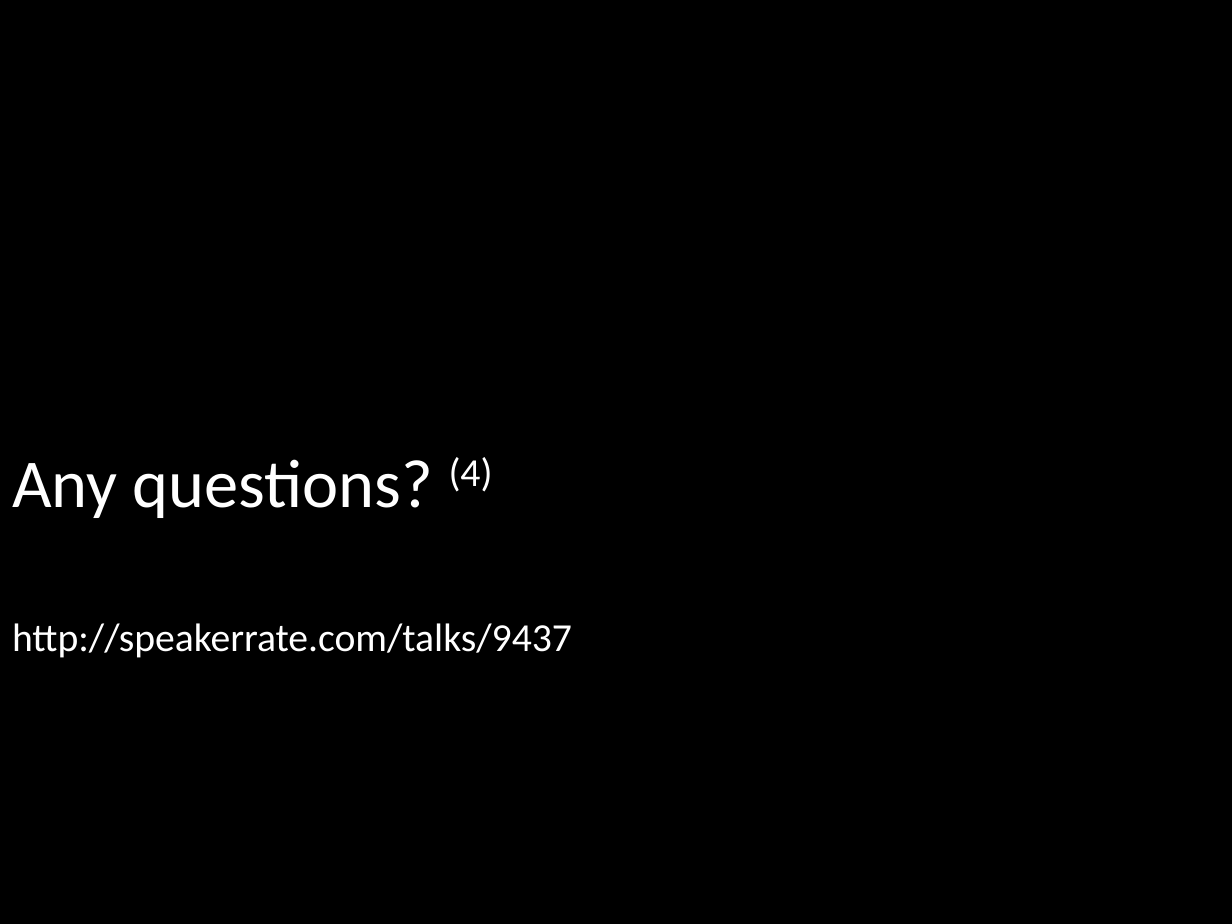
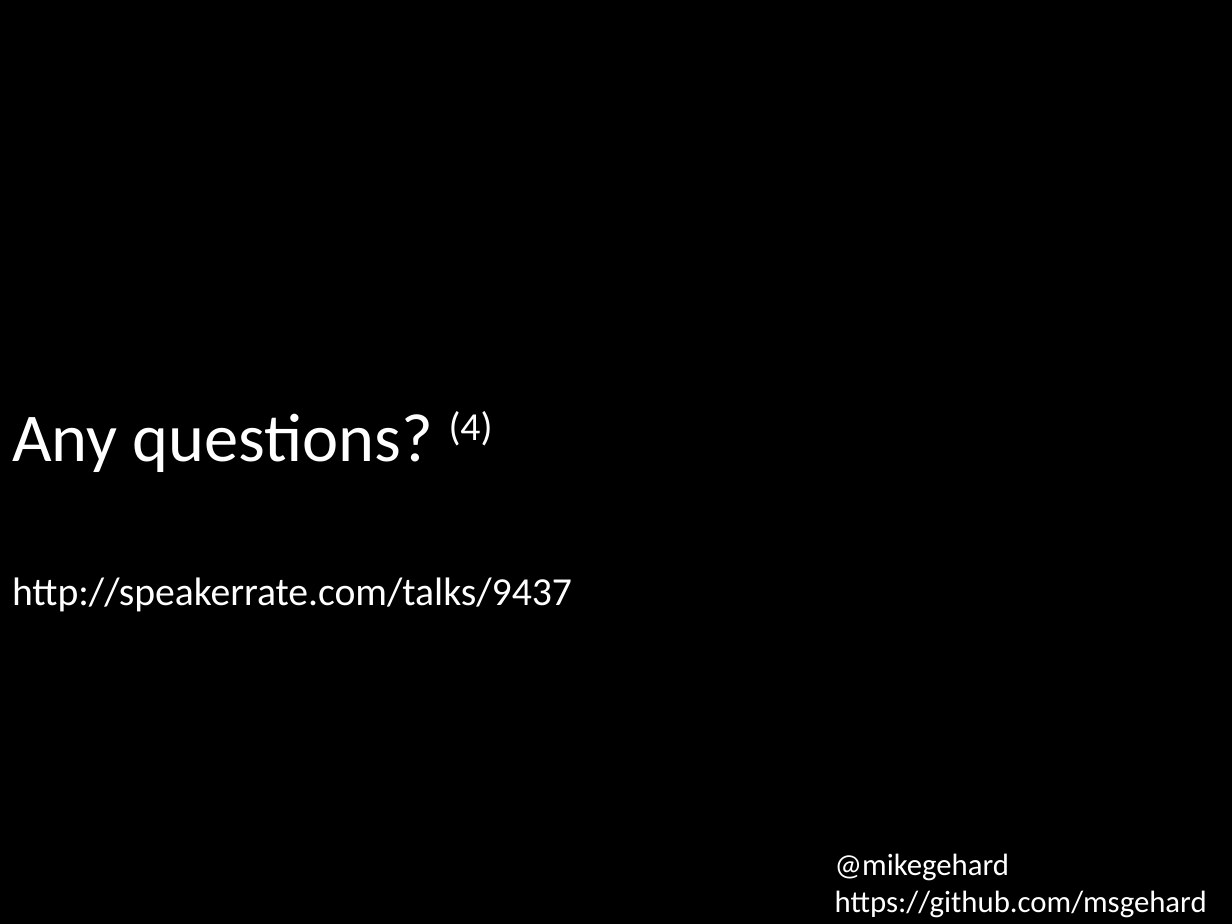
Before and after one commit to mikegehard/Better-Ruby-Through-Design-Principles, a slide deck: slide 38 of BetterRubyThroughDesignPatterns.pptx (slide 37 before the commit). Drawn at 1232x924 pixels with LibreOffice and Linux fonts; fonts in the diff are those of the drawing; background and template pictures are left out. Boxes give left, top, right and bottom in pixels: in the first picture for what was removed or moved away, otherwise in the second. Text is boxed around its words. In the diff, an @@ line names an element or a change of style, - is before the commit and + after.

```diff
--- a/BetterRubyThroughDesignPatterns.pptx
+++ b/BetterRubyThroughDesignPatterns.pptx
@@ text "Any questions? (4)": place and size @@
-text "Any questions? (4)" at <box>12,457,572,658</box>
+text "Any questions? (4)" at <box>12,411,572,612</box>
@@ text added at <box>835,853,1207,918</box>, 18 pt, text #FFFFFF @@
+@mikegehard
+https://github.com/msgehard
```
Also in this commit, not shown: 2 other slides changed, 1 slide added, 1 slide removed.
